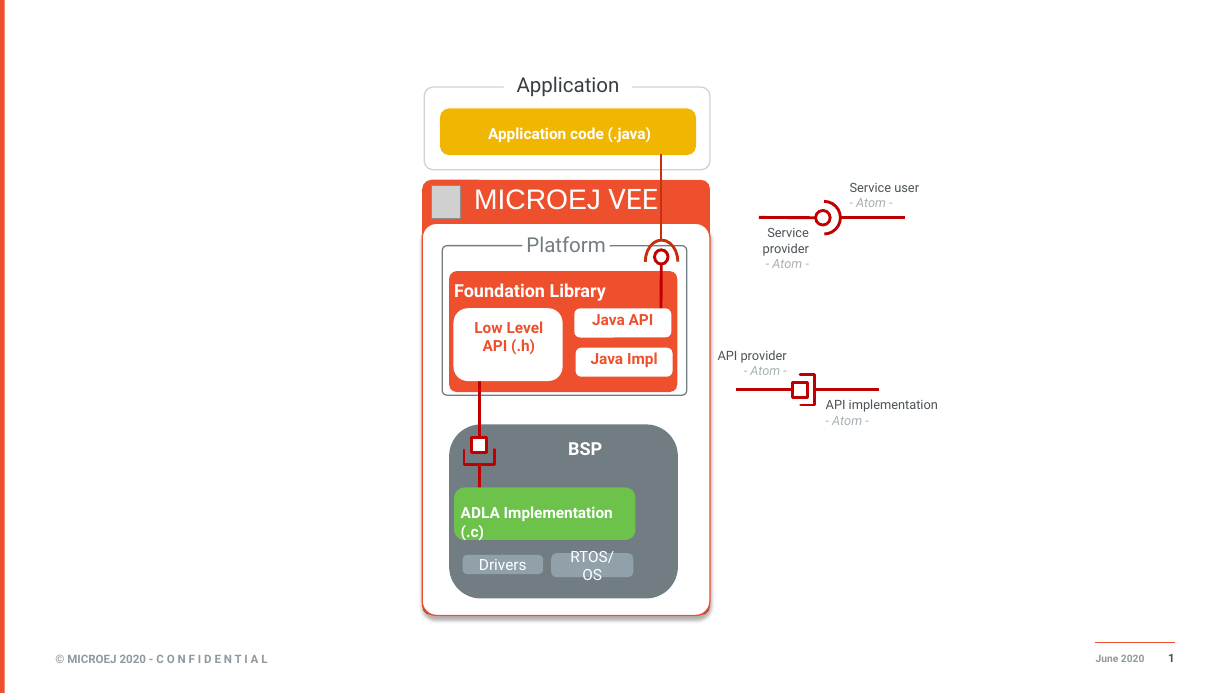
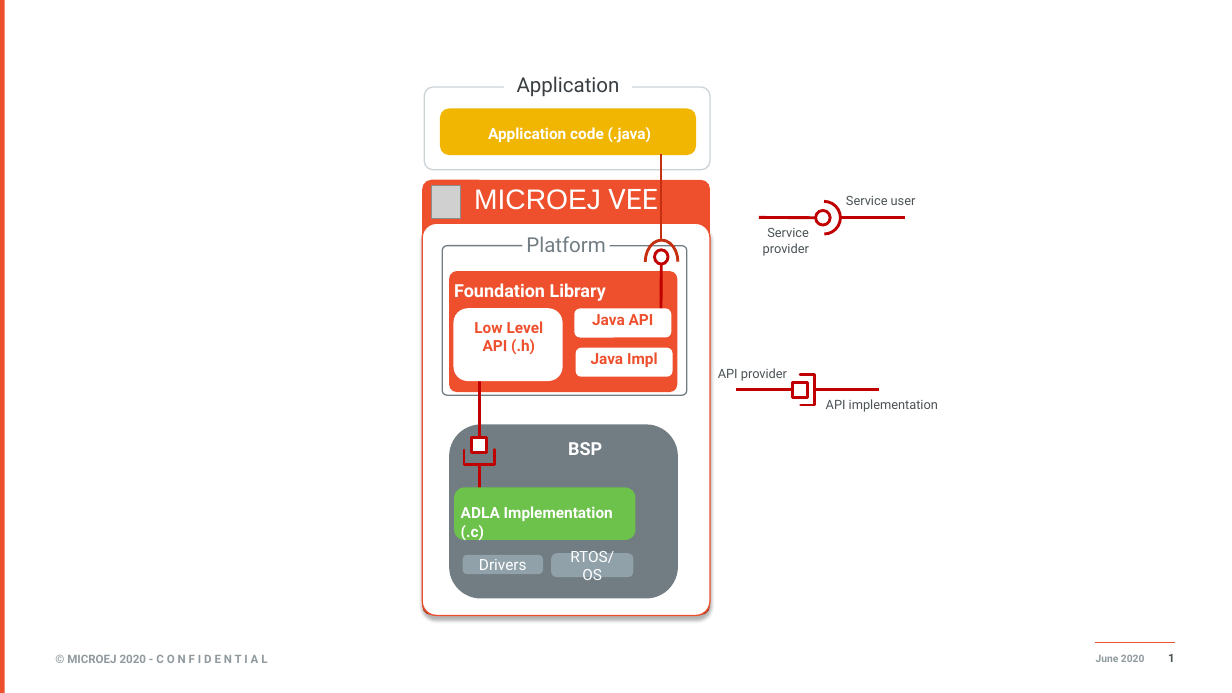
Before and after one commit to MicroEJ/docs, a slide deck: slide 1 of PlatformDeveloperGuide/images/overview-platform-qualification.pptx. Drawn at 1232x693 pixels with LibreOffice and Linux fonts; fonts in the diff are those of the drawing; grey boxes stand for pictures; background and template pictures are left out. Boxes give left, top, right and bottom in pixels: in the first picture for what was removed or moved away, otherwise in the second. Text is boxed around its words. In the diff, an @@ line names an element or a change of style, - is before the commit and + after.

```diff
--- a/PlatformDeveloperGuide/images/overview-platform-qualification.pptx
+++ b/PlatformDeveloperGuide/images/overview-platform-qualification.pptx
@@ text "Service user": place and size @@
-text "Service user" at box(850, 182, 919, 207)
+text "Service user" at box(846, 195, 916, 205)
@@ text at box(856, 198, 886, 207): paragraph removed @@
-- Atom -
@@ text at box(772, 259, 802, 268): paragraph removed @@
-- Atom -
@@ text "API provider": place and size @@
-text "API provider" at box(718, 350, 787, 375)
+text "API provider" at box(718, 368, 787, 381)
@@ text at box(750, 366, 780, 375): paragraph removed @@
-- Atom -
@@ text at box(832, 416, 862, 425): paragraph removed @@
-- Atom -
```
Also in this commit, not shown: 1 other file.
